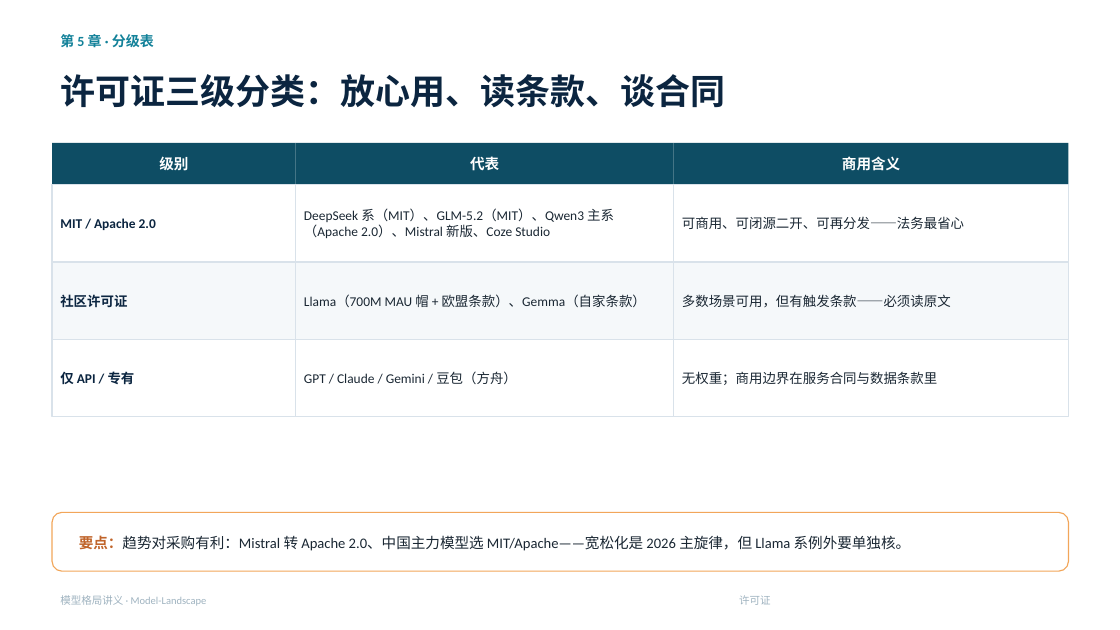
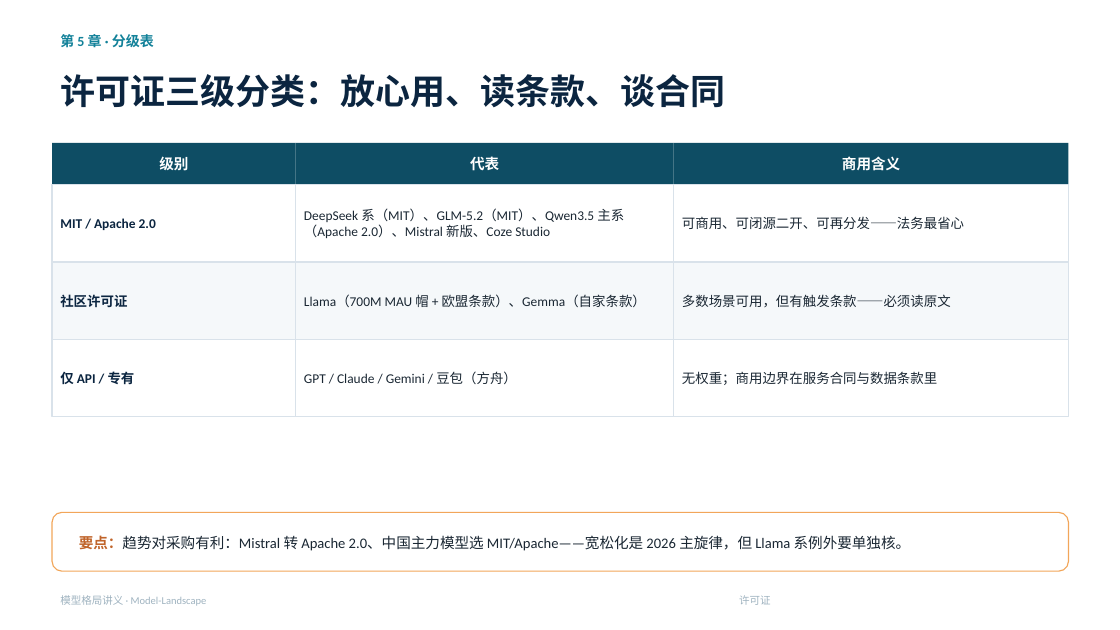
Before and after one commit to jasonlijiaxiang/ai-knowledge-base, a slide deck: slide 44 of PPT-version/Model-Landscape/Model-Landscape-讲义.pptx. Drawn at 1120x630 pixels with LibreOffice and Linux fonts; fonts in the diff are those of the drawing. Boxes give left, top, right and bottom in pixels: in the first picture for what was removed or moved away, otherwise in the second. Text is boxed around its words. In the diff, an @@ line names an element or a change of style, - is before the commit and + after.

```diff
--- a/PPT-version/Model-Landscape/Model-Landscape-讲义.pptx
+++ b/PPT-version/Model-Landscape/Model-Landscape-讲义.pptx
@@ text in rectangle at box(304, 208, 624, 238): text changed @@
-DeepSeek 系（MIT）、GLM-5.2（MIT）、Qwen3 主系（Apache 2.0）、Mistral 新版、Coze Studio
+DeepSeek 系（MIT）、GLM-5.2（MIT）、Qwen3.5 主系（Apache 2.0）、Mistral 新版、Coze Studio
```
Also in this commit, not shown: 23 other slides changed, 55 other files.
